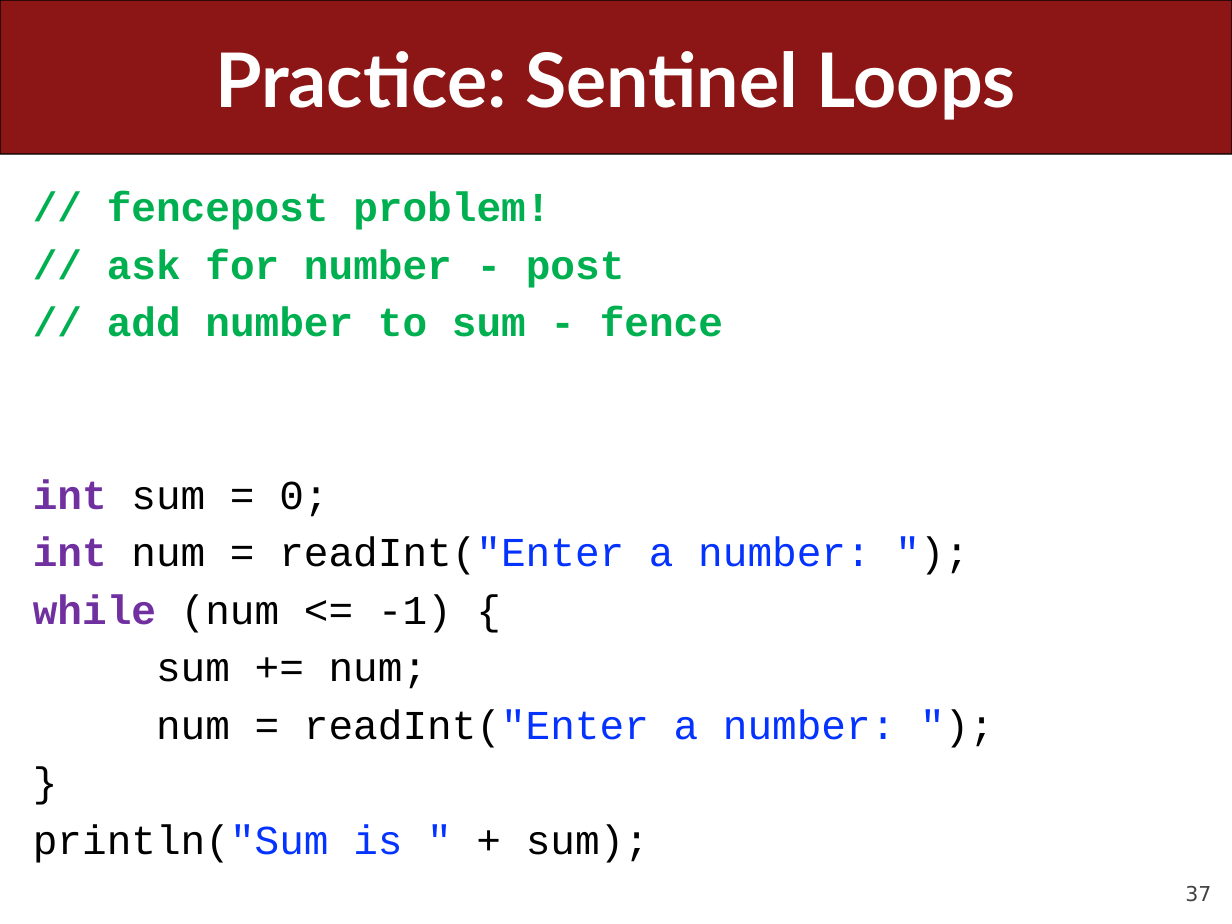
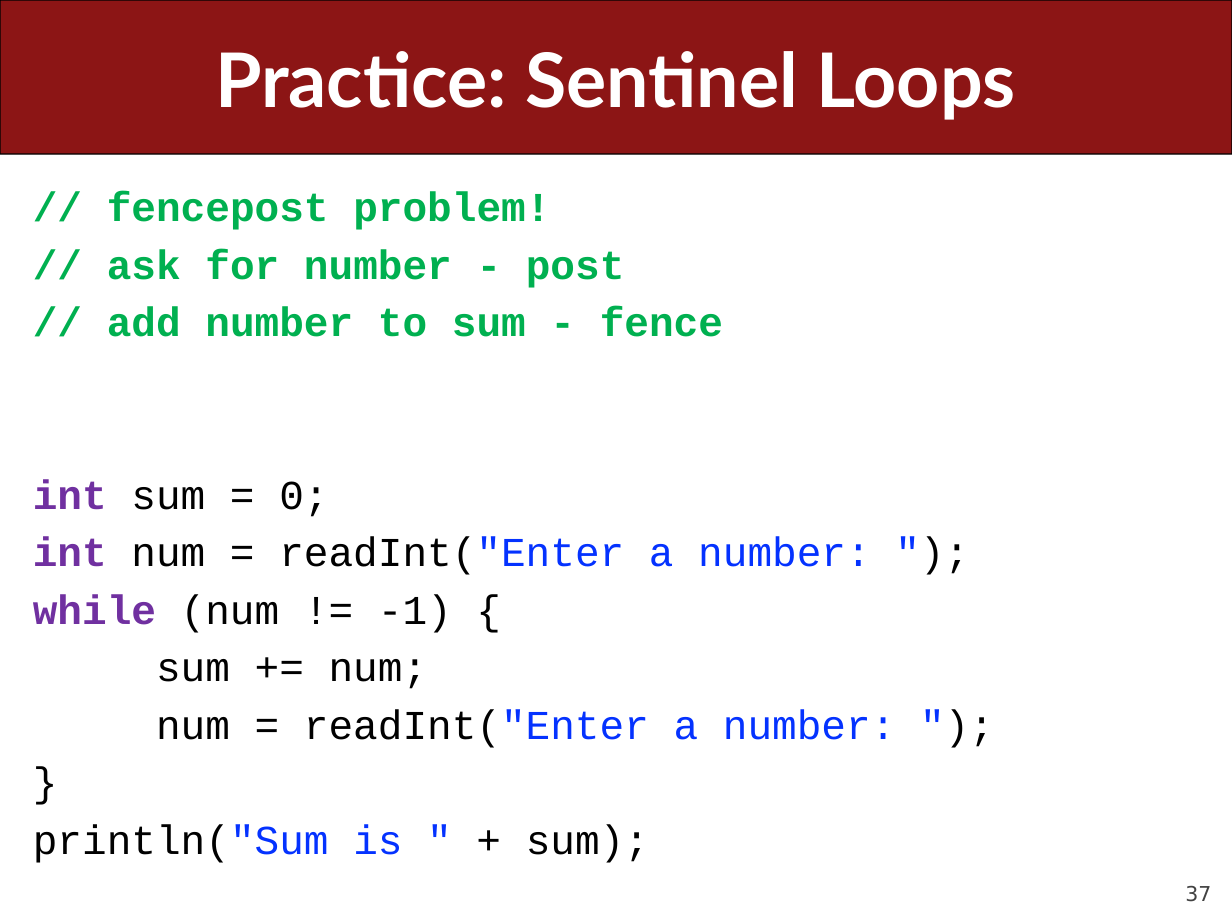
Before and after one commit to ckincaid17/cs106a-summer-2018, a slide deck: slide 37 of WWW/lectures/Lecture5/Lecture5.pptx. Drawn at 1232x924 pixels with LibreOffice and Linux fonts; fonts in the diff are those of the drawing. Boxes give left, top, right and bottom in pixels: in the first picture for what was removed or moved away, otherwise in the second. Text is boxed around its words. In the diff, an @@ line names an element or a change of style, - is before the commit and + after.

```diff
--- a/WWW/lectures/Lecture5/Lecture5.pptx
+++ b/WWW/lectures/Lecture5/Lecture5.pptx
@@ text at <box>33,594,452,633</box>: text changed @@
-while (num <= -1) {
+while (num != -1) {
```
Also in this commit, not shown: 11 other slides changed, 45 slides removed, 4 other files.
